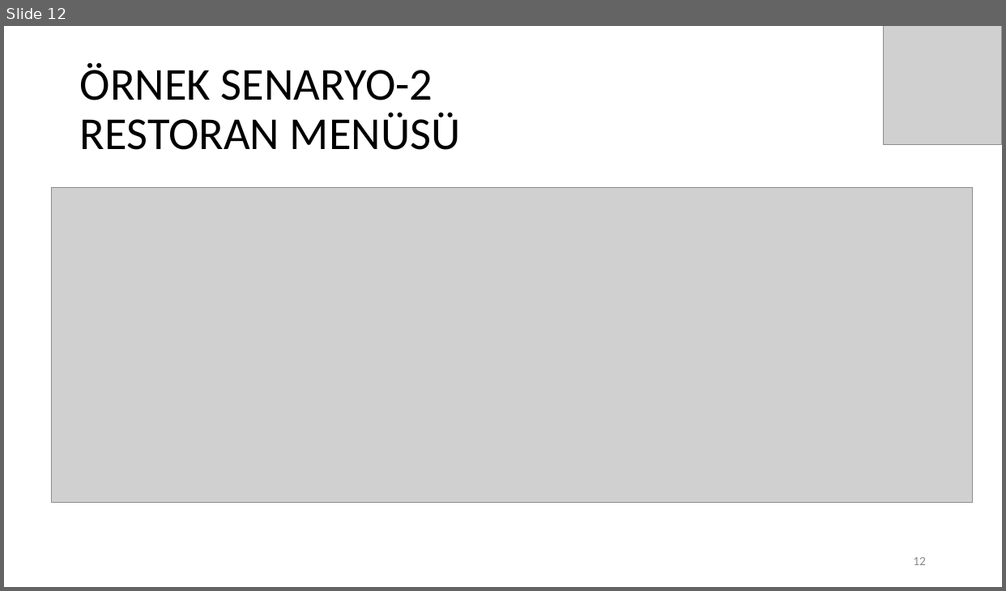
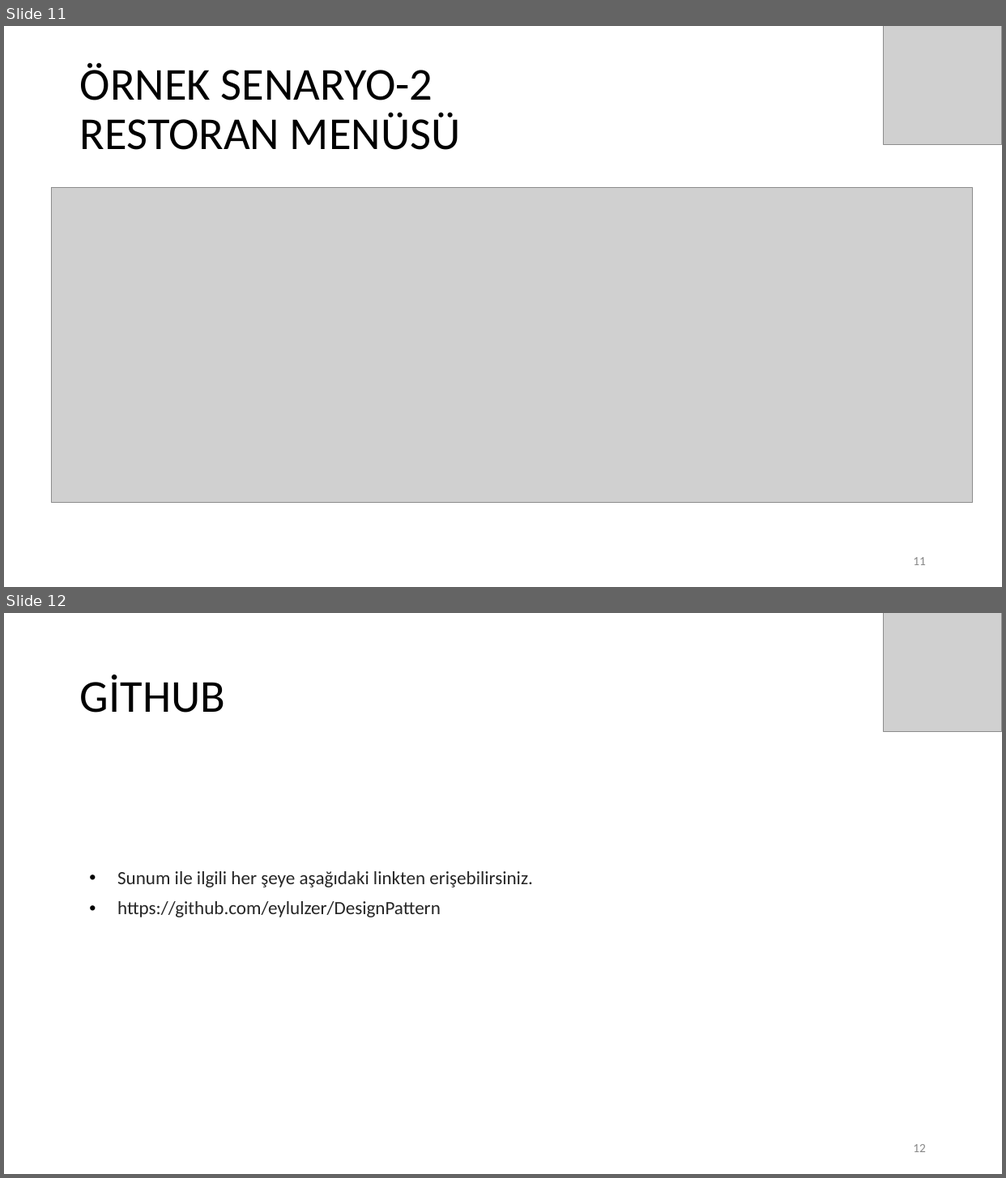
Before and after one commit to eylulzer/DesignPattern, a slide deck: Iterator Desgin Pattern.pptx. Shown one above the other, each under a label of ours: slide 12 before the commit, slides 11 and 12 after it. The pictures are 1006x591 and 1006x1178 pixels, drawn with LibreOffice and Linux fonts; fonts in the diff are those of the drawing; grey boxes stand for pictures. Boxes give left, top, right and bottom in pixels: in the first picture for what was removed or moved away, otherwise in the second. Text is boxed around its words. In the diff, an @@ line names an element or a change of style, - is before the commit and + after.

Commit message:
presentation update

```diff
--- a/Iterator Desgin Pattern.pptx
+++ b/Iterator Desgin Pattern.pptx
@@ slide 12 added at [4, 613, 1002, 1174], background #FFFFFF @@
@@ picture added at [884, 613, 1002, 732] @@
@@ title added at [80, 675, 225, 713], 44 pt, text #000000 @@
+GİTHUB
@@ text added at [117, 871, 533, 918], 18 pt, text #262626 @@
+• Sunum ile ilgili her şeye aşağıdaki linkten erişebilirsiniz.
+• https://github.com/eylulzer/DesignPattern
@@ page number added at [913, 1144, 926, 1152], 12 pt, text #888888 @@
+12
@@ what was slide 12 is now slide 11 @@
@@ page number at [913, 557, 926, 565]: text changed @@
-12
+11
```
Also in this commit, not shown: 1 slide removed.
